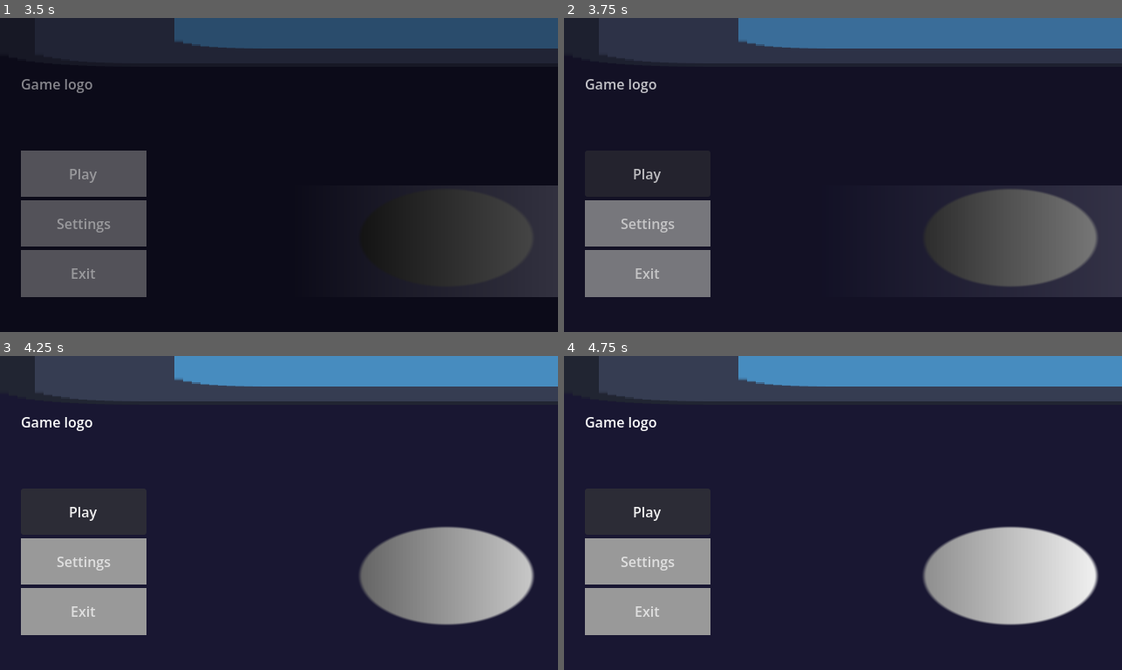
Above: before the commit, frames 1-4 (two rows, left to right).
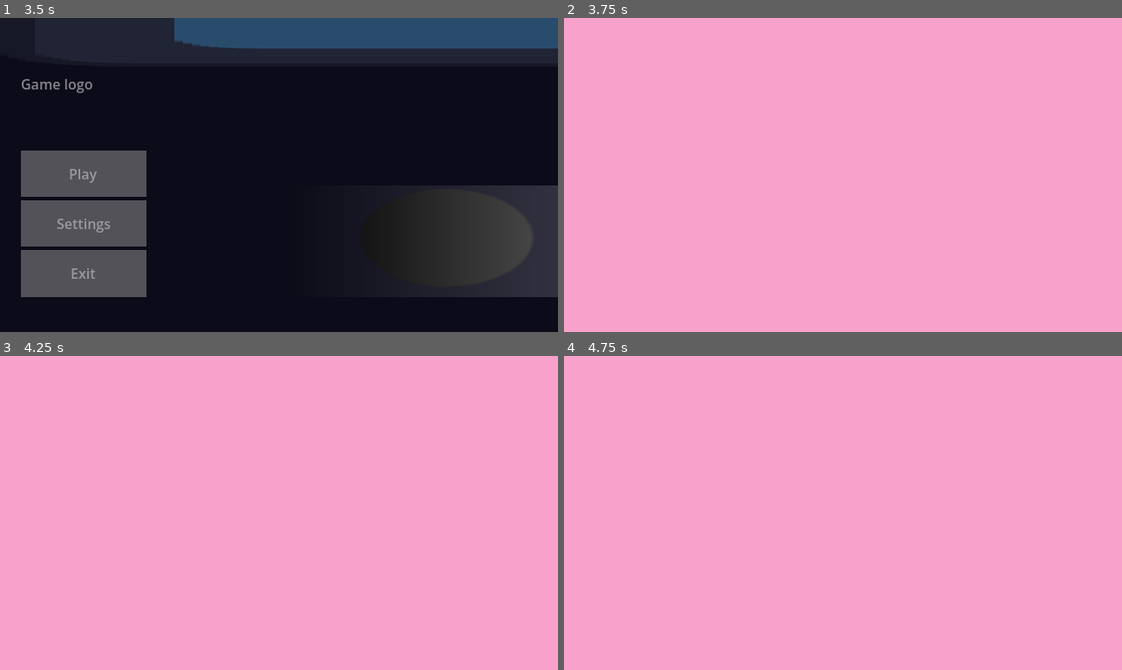
Above: after the commit, the same moments.

Repository: NightInsX/StinkyBonesTests
Game: Godot game, scene res://scenes/introsplash.tscn
Two runs of this game, one before a commit and one after it. Both use one fixed random seed, a clock stepped at 60 frames per second and the inputs below. The engine's default icon, where the game draws it, is replaced by a stand-in: a white triangle on a blue panel in a dark square.
Inputs (mouse positions are in pixels of both pictures, inside the frame that each line leads up to):
- Up to frame 1 (3.5 s): tap Enter at 0.5, 2 s; move the mouse to (401, 159) at 0.52 s; click (401, 159) at 0.67 s; tap Space at 1.25, 2.75 s; move the mouse to (167, 190) at 1.27 s; click (167, 190) at 1.42 s; move the mouse to (334, 105) at 2.02 s; click (334, 105) at 2.17 s; move the mouse to (251, 237) at 2.77 s; click (251, 237) at 2.92 s
- Up to frame 2 (3.75 s): click "Play" at 3.5 s
- Up to frame 3 (4.25 s): no input
- Up to frame 4 (4.75 s): click (647, 513) at 4.25 s, where only the run before the commit has a clickable "Play"

Frame 1 is identical in both runs. In frame 2, 100% of the frame differs, in the area x 0-100%, y 0-100%; in frame 3, 100%; in frame 4, 100%.

Commit message:
Engadido esqueleto interface completa

Diff:
--- a/project.godot
+++ b/project.godot
@@ -18,6 +18,7 @@
 [autoload]
 
 Global="*uid://bh8wy8wbnyie"
+PauseScr="*uid://dg4y1bo46m11g"
 
 [display]
 
@@ -28,6 +29,7 @@
 window/stretch/mode="canvas_items"
 window/stretch/aspect="expand"
 mouse_cursor/custom_image="uid://culh7evcdoic6"
+mouse_cursor/custom_image_hotspot=Vector2(15, 15)
 
 [dotnet]
 
--- a/scenes/MainMenu.tscn
+++ b/scenes/MainMenu.tscn
@@ -137,7 +137,7 @@
 
 [sub_resource type="Animation" id="Animation_mipys"]
 resource_name = "to_settings"
-length = 1.5
+length = 1.6
 tracks/0/type = "value"
 tracks/0/imported = false
 tracks/0/enabled = true
@@ -145,7 +145,7 @@
 tracks/0/interp = 2
 tracks/0/loop_wrap = true
 tracks/0/keys = {
-"times": PackedFloat32Array(0, 1.5),
+"times": PackedFloat32Array(0, 1.6),
 "transitions": PackedFloat32Array(1, 1),
 "update": 0,
 "values": [Vector2(0, 0), Vector2(-640, 0)]
@@ -157,7 +157,7 @@
 tracks/1/interp = 2
 tracks/1/loop_wrap = true
 tracks/1/keys = {
-"times": PackedFloat32Array(0, 1.5),
+"times": PackedFloat32Array(0, 1.6),
 "transitions": PackedFloat32Array(1, 1),
 "update": 0,
 "values": [Vector2(640, 0), Vector2(0, 0)]
@@ -339,9 +339,13 @@
 libraries/ = SubResource("AnimationLibrary_826wr")
 autoplay = &"ready"
 
+[node name="AudioStreamPlayer" type="AudioStreamPlayer" parent="." unique_id=753173397]
+
 [connection signal="pressed" from="TitleScreen/VBoxContainer/Play" to="." method="_on_play_pressed"]
 [connection signal="pressed" from="TitleScreen/VBoxContainer/Settings" to="." method="_on_settings_pressed"]
 [connection signal="pressed" from="TitleScreen/VBoxContainer/Exit" to="." method="_on_exit_pressed"]
 [connection signal="pressed" from="Settings/Button" to="." method="_toggle_fullscreen"]
+[connection signal="drag_ended" from="Settings/HSlider" to="." method="_on_h_slider_drag_ended"]
+[connection signal="value_changed" from="Settings/HSlider" to="." method="_on_h_slider_value_changed"]
 [connection signal="pressed" from="Settings/Button2" to="." method="_on_exiting_settings"]
 [connection signal="animation_finished" from="Animations" to="." method="_on_animations_animation_finished"]
--- /dev/null
+++ b/scenes/death_scr.tscn
@@ -0,0 +1,64 @@
+[gd_scene format=3 uid="uid://cpid2cnauhshe"]
+
+[ext_resource type="Script" uid="uid://dpmkcluk55dor" path="res://scripts/death_scr.gd" id="1_ml0gd"]
+
+[node name="DeathScr" type="Control" unique_id=361650977]
+layout_mode = 3
+anchors_preset = 15
+anchor_right = 1.0
+anchor_bottom = 1.0
+grow_horizontal = 2
+grow_vertical = 2
+script = ExtResource("1_ml0gd")
+
+[node name="ColorRect" type="ColorRect" parent="." unique_id=909038703]
+layout_mode = 1
+anchors_preset = 15
+anchor_right = 1.0
+anchor_bottom = 1.0
+grow_horizontal = 2
+grow_vertical = 2
+color = Color(1, 0.100000024, 0.100000024, 1)
+
+[node name="Label" type="Label" parent="." unique_id=836976822]
+layout_mode = 1
+anchors_preset = 8
+anchor_left = 0.5
+anchor_top = 0.5
+anchor_right = 0.5
+anchor_bottom = 0.5
+offset_left = -53.5
+offset_top = -11.5
+offset_right = 53.5
+offset_bottom = 11.5
+grow_horizontal = 2
+grow_vertical = 2
+text = "YOU DIED!!!!!!!"
+
+[node name="retry" type="Button" parent="." unique_id=1004393184]
+layout_mode = 0
+offset_left = 64.0
+offset_top = 256.0
+offset_right = 192.0
+offset_bottom = 320.0
+text = "Retry"
+
+[node name="menu" type="Button" parent="." unique_id=1255278564]
+layout_mode = 0
+offset_left = 256.0
+offset_top = 256.0
+offset_right = 384.0
+offset_bottom = 320.0
+text = "Main menu"
+
+[node name="exit" type="Button" parent="." unique_id=1625037038]
+layout_mode = 0
+offset_left = 448.0
+offset_top = 256.0
+offset_right = 576.0
+offset_bottom = 320.0
+text = "Exit"
+
+[connection signal="pressed" from="retry" to="." method="_on_retry_pressed"]
+[connection signal="pressed" from="menu" to="." method="_on_menu_pressed"]
+[connection signal="pressed" from="exit" to="." method="_on_exit_pressed"]
--- /dev/null
+++ b/scenes/overworld_testing_room.tscn
@@ -0,0 +1,11 @@
+[gd_scene format=3 uid="uid://bbbbb1f2d0g38"]
+
+[ext_resource type="Script" uid="uid://pfkvwgc7e0rj" path="res://scripts/overworld_testing_room.gd" id="1_pomdm"]
+
+[node name="OverworldTestingRoom" type="Node2D" unique_id=76600026]
+script = ExtResource("1_pomdm")
+
+[node name="ColorRect" type="ColorRect" parent="." unique_id=20182372]
+offset_right = 640.0
+offset_bottom = 360.0
+color = Color(0.9730416, 0.6343034, 0.7959823, 1)
--- /dev/null
+++ b/scenes/pause_scr.tscn
@@ -0,0 +1,127 @@
+[gd_scene format=3 uid="uid://dg4y1bo46m11g"]
+
+[ext_resource type="Script" uid="uid://4w54h8r10rc2" path="res://scripts/pause_scr.gd" id="1_dvh6y"]
+
+[node name="PauseScr" type="CanvasLayer" unique_id=241173845]
+script = ExtResource("1_dvh6y")
+
+[node name="ColorRect" type="ColorRect" parent="." unique_id=1450684394]
+z_index = 5
+anchors_preset = 15
+anchor_right = 1.0
+anchor_bottom = 1.0
+grow_horizontal = 2
+grow_vertical = 2
+mouse_filter = 2
+color = Color(0, 0, 0, 0.47058824)
+
+[node name="Label" type="Label" parent="ColorRect" unique_id=1366786521]
+layout_mode = 1
+anchors_preset = 8
+anchor_left = 0.5
+anchor_top = 0.5
+anchor_right = 0.5
+anchor_bottom = 0.5
+offset_left = -64.0
+offset_top = -116.0
+offset_right = 64.0
+offset_bottom = -85.0
+grow_horizontal = 2
+grow_vertical = 2
+text = "PAUSED"
+horizontal_alignment = 1
+vertical_alignment = 1
+
+[node name="Label2" type="Label" parent="ColorRect" unique_id=1041934142]
+visible = false
+modulate = Color(1, 0.19, 0.19, 1)
+layout_mode = 1
+anchors_preset = 8
+anchor_left = 0.5
+anchor_top = 0.5
+anchor_right = 0.5
+anchor_bottom = 0.5
+offset_left = -64.0
+offset_top = 84.0
+offset_right = 64.0
+offset_bottom = 115.0
+grow_horizontal = 2
+grow_vertical = 2
+text = "Are you sure?"
+horizontal_alignment = 1
+vertical_alignment = 1
+
+[node name="VBoxContainer" type="VBoxContainer" parent="ColorRect" unique_id=1628638321]
+layout_mode = 0
+offset_left = 256.0
+offset_top = 128.0
+offset_right = 384.0
+offset_bottom = 256.0
+metadata/_edit_group_ = true
+
+[node name="Resume" type="Button" parent="ColorRect/VBoxContainer" unique_id=1229797177]
+layout_mode = 2
+size_flags_vertical = 3
+text = "Resume"
+
+[node name="Menu" type="Button" parent="ColorRect/VBoxContainer" unique_id=656830358]
+layout_mode = 2
+size_flags_vertical = 3
+text = "Main menu"
+
+[node name="Exit" type="Button" parent="ColorRect/VBoxContainer" unique_id=835028496]
+layout_mode = 2
+size_flags_vertical = 3
+text = "Exit"
+
+[node name="CheckButton" type="CheckButton" parent="ColorRect" unique_id=1619939248]
+layout_mode = 0
+offset_left = 448.0
+offset_top = 152.0
+offset_right = 492.0
+offset_bottom = 184.0
+
+[node name="Button" type="Button" parent="ColorRect" unique_id=1016830786]
+layout_mode = 0
+offset_left = 488.0
+offset_top = 152.0
+offset_right = 576.0
+offset_bottom = 184.0
+text = "Apply"
+
+[node name="Label4" type="Label" parent="ColorRect" unique_id=1945895781]
+layout_mode = 0
+offset_left = 448.0
+offset_top = 120.0
+offset_right = 576.0
+offset_bottom = 143.0
+text = "Fullscreen mode"
+
+[node name="HSlider" type="HSlider" parent="ColorRect" unique_id=19482907]
+layout_mode = 0
+offset_left = 448.0
+offset_top = 208.0
+offset_right = 576.0
+offset_bottom = 256.0
+
+[node name="Label5" type="Label" parent="ColorRect" unique_id=1245599501]
+layout_mode = 0
+offset_left = 448.0
+offset_top = 200.0
+offset_right = 576.0
+offset_bottom = 223.0
+text = "Master volume"
+
+[node name="volume" type="Label" parent="ColorRect" unique_id=13217705]
+layout_mode = 0
+offset_left = 448.0
+offset_top = 248.0
+offset_right = 576.0
+offset_bottom = 271.0
+text = "Currently: "
+
+[connection signal="pressed" from="ColorRect/VBoxContainer/Resume" to="." method="_on_resume_pressed"]
+[connection signal="pressed" from="ColorRect/VBoxContainer/Menu" to="." method="_on_menu_pressed"]
+[connection signal="pressed" from="ColorRect/VBoxContainer/Exit" to="." method="_on_exit_pressed"]
+[connection signal="pressed" from="ColorRect/Button" to="." method="_on_button_pressed"]
+[connection signal="value_changed" from="ColorRect/HSlider" to="." method="_on_h_slider_value_changed"]
--- /dev/null
+++ b/scenes/victory_scr.tscn
@@ -0,0 +1,55 @@
+[gd_scene format=3 uid="uid://ehisnh847ikr"]
+
+[ext_resource type="Script" uid="uid://du7pbkweorhjw" path="res://scripts/victory_scr.gd" id="1_bbkok"]
+
+[node name="VictoryScr" type="Control" unique_id=353744906]
+layout_mode = 3
+anchors_preset = 15
+anchor_right = 1.0
+anchor_bottom = 1.0
+grow_horizontal = 2
+grow_vertical = 2
+script = ExtResource("1_bbkok")
+
+[node name="ColorRect" type="ColorRect" parent="." unique_id=714695427]
+layout_mode = 1
+anchors_preset = 15
+anchor_right = 1.0
+anchor_bottom = 1.0
+grow_horizontal = 2
+grow_vertical = 2
+color = Color(0, 0.9, 0, 1)
+
+[node name="Label" type="Label" parent="." unique_id=612017190]
+layout_mode = 1
+anchors_preset = 8
+anchor_left = 0.5
+anchor_top = 0.5
+anchor_right = 0.5
+anchor_bottom = 0.5
+offset_left = -53.5
+offset_top = -11.5
+offset_right = 53.5
+offset_bottom = 11.5
+grow_horizontal = 2
+grow_vertical = 2
+text = "YOU WON!!!!!!!"
+
+[node name="menu" type="Button" parent="." unique_id=1936808676]
+layout_mode = 0
+offset_left = 64.0
+offset_top = 256.0
+offset_right = 256.0
+offset_bottom = 320.0
+text = "Main menu"
+
+[node name="exit" type="Button" parent="." unique_id=137826640]
+layout_mode = 0
+offset_left = 384.0
+offset_top = 256.0
+offset_right = 576.0
+offset_bottom = 320.0
+text = "Exit"
+
+[connection signal="pressed" from="menu" to="." method="_on_menu_pressed"]
+[connection signal="pressed" from="exit" to="." method="_on_exit_pressed"]
--- /dev/null
+++ b/scripts/death_scr.gd
@@ -0,0 +1,15 @@
+extends Control
+
+
+# Called when the node enters the scene tree for the first time.
+func _ready() -> void:
+	Global.overworld = false
+
+func _on_retry_pressed() -> void:
+	print("Código para regresar ao xogo")
+
+func _on_menu_pressed() -> void:
+	get_tree().change_scene_to_file("res://scenes/MainMenu.tscn")
+
+func _on_exit_pressed() -> void:
+	get_tree().quit()
--- a/scripts/global.gd
+++ b/scripts/global.gd
@@ -3,5 +3,17 @@
 var master_volume := 100
 var fullscreen := false
 
+var overworld := false
+
 func _ready():
 	print("Game started")
+
+func _input(event: InputEvent) -> void:
+	if event.is_action_pressed("ui_cancel") and overworld: # Debería ser Escape
+		PauseScr.pause_game()
+
+func swap_screen_resolution(resolution):
+	if resolution: DisplayServer.window_set_mode(DisplayServer.WINDOW_MODE_FULLSCREEN)
+	else:
+		DisplayServer.window_set_mode(DisplayServer.WINDOW_MODE_WINDOWED)
+		DisplayServer.window_set_size(Vector2i(640,360))
--- a/scripts/main_menu.gd
+++ b/scripts/main_menu.gd
@@ -6,21 +6,18 @@
 	$Settings/CheckButton.button_pressed = Global.fullscreen
 
 func _on_play_pressed() -> void:
-	print("Play")
+	get_tree().change_scene_to_file("res://scenes/overworld_testing_room.tscn")
 
 func _on_settings_pressed() -> void:
 	$Animations.play("to_settings")
 	$invisible_panel.show()
 
 func _on_exit_pressed() -> void:
-	get_tree().exit()
+	get_tree().quit()
 
 
 func _toggle_fullscreen() -> void:
-	if $Settings/CheckButton.button_pressed:
-		print("Activar")
-	else:
-		print("Desactivar")
+	Global.swap_screen_resolution($Settings/CheckButton.button_pressed)
 
 
 func _on_exiting_settings() -> void:
@@ -33,3 +30,10 @@
 func _input(event):
 	if event.is_action_pressed("ui_cancel") and $Settings.position == Vector2.ZERO:
 		_on_exiting_settings()
+
+func _on_h_slider_value_changed(value: float) -> void:
+	Global.master_volume = value
+	$AudioStreamPlayer.volume_db = (-value+100)/2
+	if value == 0: $AudioStreamPlayer.volume_db = -1000
+	$Settings/volume.text = "Currently: " + str(int(value))
+	print("Inserir cambio de volume: pendente da música")
--- /dev/null
+++ b/scripts/overworld_testing_room.gd
@@ -0,0 +1,6 @@
+extends Node2D
+
+
+# Called when the node enters the scene tree for the first time.
+func _ready() -> void:
+	Global.overworld = true
--- /dev/null
+++ b/scripts/pause_scr.gd
@@ -0,0 +1,51 @@
+extends CanvasLayer
+
+var sure_to_exit := 0 # Takes negative value if to menu, takes positive if to exit, takes 0 if to neither.
+
+# Called when the node enters the scene tree for the first time.
+func _ready() -> void:
+	hide()
+
+func pause_game():
+	# Stop music
+	show()
+	$ColorRect/HSlider.value = Global.master_volume
+	$ColorRect/CheckButton.button_pressed = Global.fullscreen
+
+
+func _on_resume_pressed() -> void:
+	sure_to_exit = 0
+	hide()
+
+func _on_menu_pressed() -> void:
+	if sure_to_exit == -1:
+		Global.overworld = false
+		get_tree().change_scene_to_file("res://scenes/MainMenu.tscn")
+		hide()
+	else:
+		sure_to_exit = -1
+		$ColorRect/Label2.show()
+
+func _on_exit_pressed() -> void:
+	if sure_to_exit == 1:
+		get_tree().quit()
+	else:
+		sure_to_exit = 1
+		$ColorRect/Label2.show()
+
+#func _input(event):
+#	if event is InputEventMouseButton and sure_to_exit != 0:
+#		sure_to_exit = 0
+#		$ColorRect/Label2.hide()
+
+
+func _on_h_slider_value_changed(value: float) -> void:
+	Global.master_volume = value # Estoupa co 0 por algun motivo
+	#$AudioStreamPlayer.volume_db = (-value+100)/2 ###### Awaiting music controller
+	if value == 0: $AudioStreamPlayer.volume_db = -1000
+	$ColorRect/volume.text = "Currently: " + str(int(value))
+	print("Inserir cambio de volume: pendente da música")
+
+
+func _on_button_pressed() -> void:
+	Global.swap_screen_resolution($ColorRect/CheckButton.button_pressed)
--- /dev/null
+++ b/scripts/victory_scr.gd
@@ -0,0 +1,12 @@
+extends Control
+
+
+# Called when the node enters the scene tree for the first time.
+func _ready() -> void:
+	Global.overworld = false
+
+func _on_menu_pressed() -> void:
+	get_tree().change_scene_to_file("res://scenes/MainMenu.tscn")
+
+func _on_exit_pressed() -> void:
+	get_tree().quit()
Not shown, added: scripts/death_scr.gd.uid
Not shown, added: scripts/overworld_testing_room.gd.uid
Not shown, added: scripts/pause_scr.gd.uid
Not shown, added: scripts/victory_scr.gd.uid
